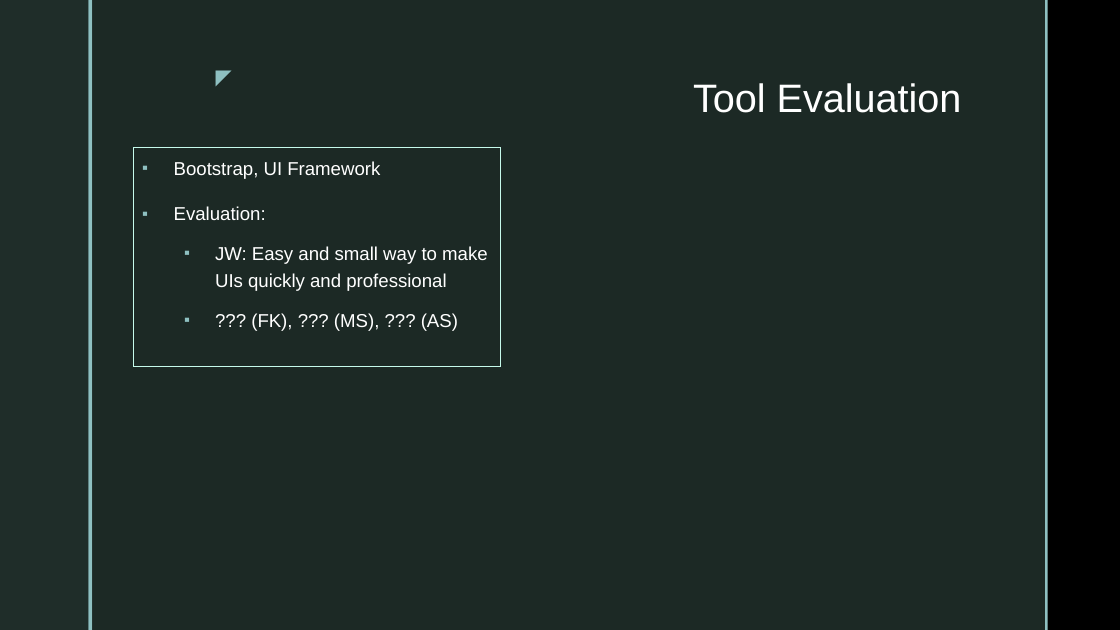
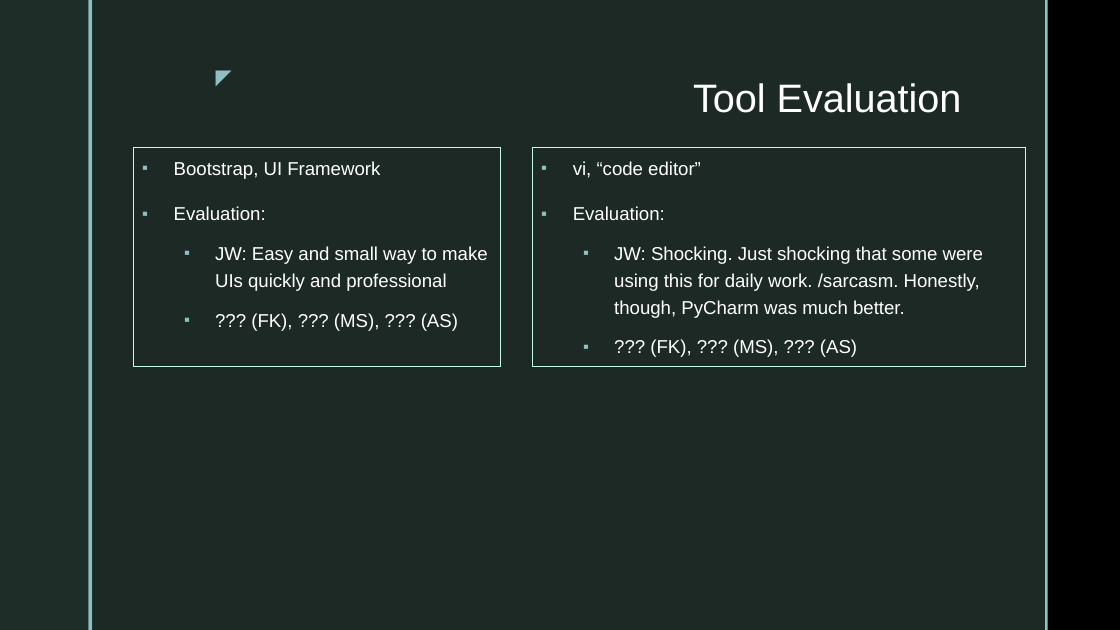
Before and after one commit to thejasonlee/twitter_clone, a slide deck: slide 5 of Final Presentation.pptx. Drawn at 1120x630 pixels with LibreOffice and Linux fonts; fonts in the diff are those of the drawing; background and template pictures are left out. Boxes give left, top, right and bottom in pixels: in the first picture for what was removed or moved away, otherwise in the second. Text is boxed around its words. In the diff, an @@ line names an element or a change of style, - is before the commit and + after.

Commit message:
Added to final presentation

```diff
--- a/Final Presentation.pptx
+++ b/Final Presentation.pptx
@@ rectangle added at [533, 148, 1025, 366], outline #C5FAEB 0.75 pt, 16 pt, text #FFFFFF @@
+▪ vi, “code editor”
+▪ Evaluation:
+  ▪ JW: Shocking. Just shocking that some were using this for daily work. /sarcasm. Honestly, though, PyCharm was much better.
+  ▪ ??? (FK), ??? (MS), ??? (AS)
```
Also in this commit, not shown: 3 slides added.
